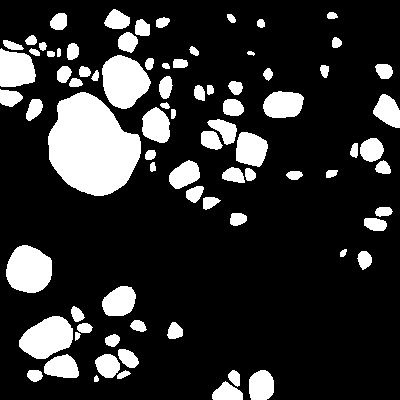
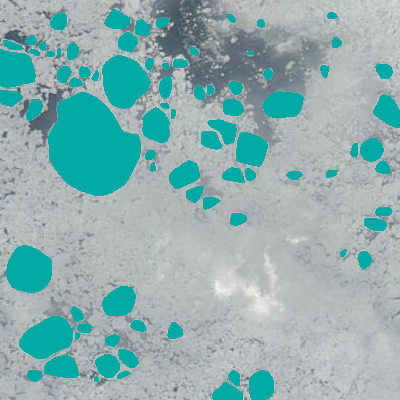
Two versions of the same layered image (400×400). Layer-by-layer changes:
hid "ice floes" (1st of 2) over (0, 0, 400, 400)
